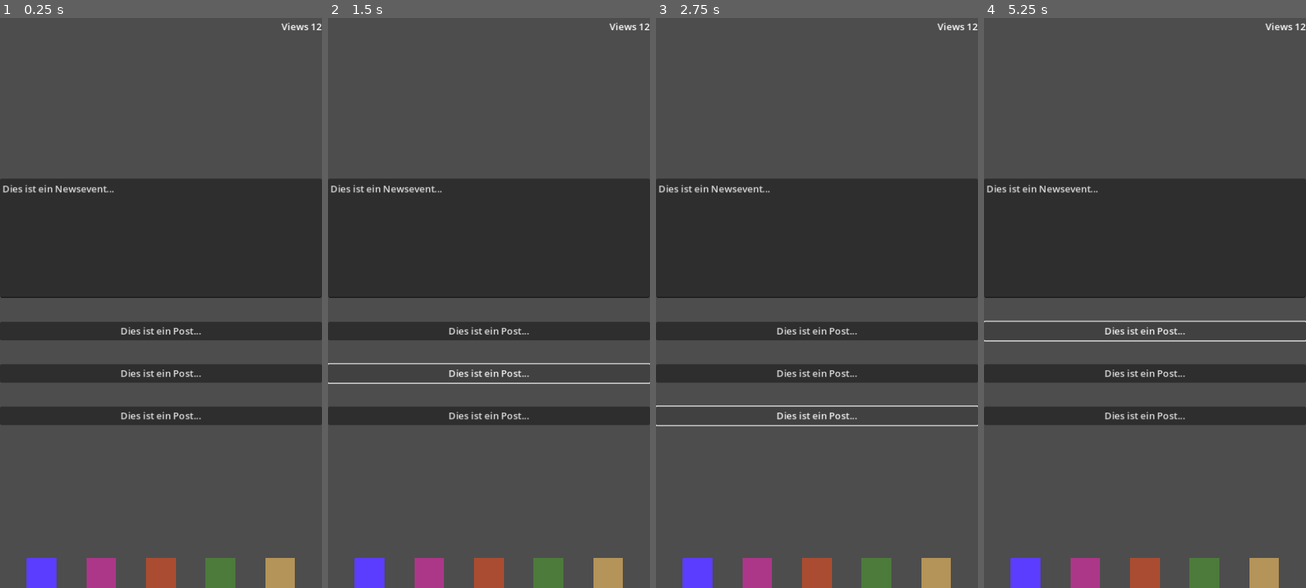
Above: before the commit, frames 1-4 (left to right).
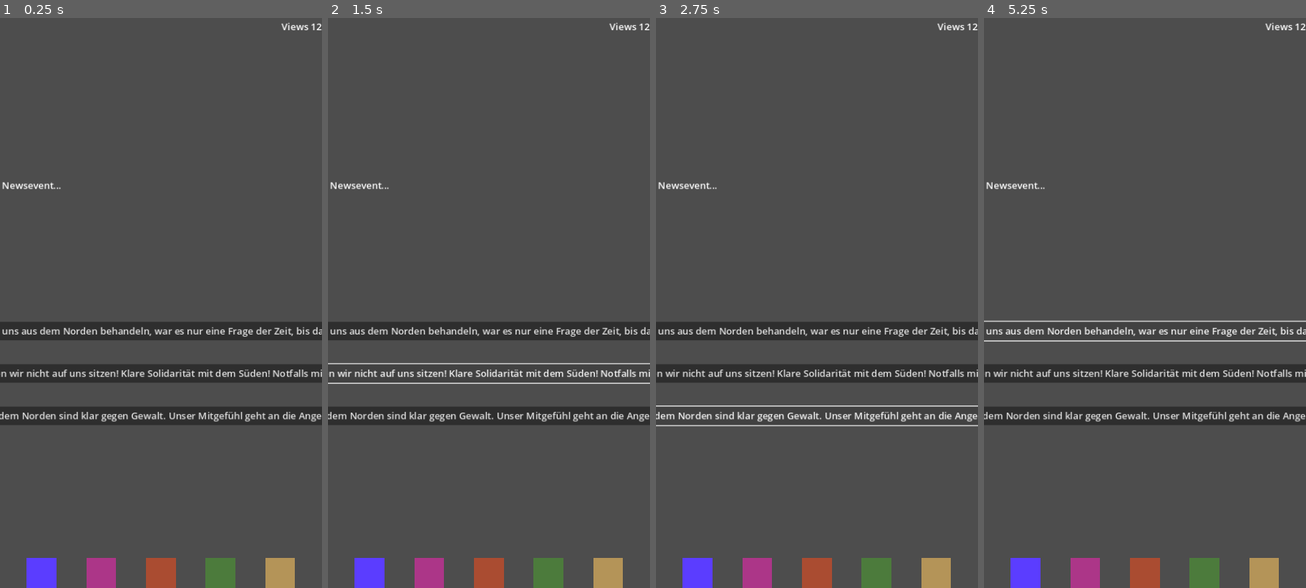
Above: after the commit, the same moments.

Repository: cylowen/EngagementFarming
Game: Godot game, scene res://scenes/game/game.tscn
Same seed, same stepped clock (60 frames per second), same inputs: the game is played once before the commit and once after it.
Inputs:
- Up to frame 1 (0.25 s): no input
- Up to frame 2 (1.5 s): click "Dies ist ein Post..." (after the commit: "So, wie sie uns aus dem Norde…") at 0.5 s; click "Dies ist ein Post..." (after the commit: "Das lassen wir nicht auf uns …") at 1.25 s
- Up to frame 3 (2.75 s): click "Dies ist ein Post..." (after the commit: "Wir aus dem Norden sind klar …") at 2 s
- Up to frame 4 (5.25 s): click "Dies ist ein Post..." (after the commit: "So, wie sie uns aus dem Norde…") at 2.75 s; click "Dies ist ein Post..." (after the commit: "Das lassen wir nicht auf uns …") at 3.5 s; click "Dies ist ein Post..." (after the commit: "Wir aus dem Norden sind klar …") at 4.25 s; click "Dies ist ein Post..." (after the commit: "So, wie sie uns aus dem Norde…") at 5 s

The runs differ from the first frame. In frame 1, 23% of the frame differs, in the area x 0-100%, y 28-71%; in frame 2, 23%; in frame 3, 23%, in the area x 0-100%, y 28-72%; in frame 4, 23%.

Commit message:
add news json and logic
game logic and so on

Diff:
--- /dev/null
+++ b/assets/news.json
@@ -0,0 +1,22 @@
+[
+  {
+    "news_id": 1,
+    "newstext": ""
+  },
+  {
+    "news_id": 2,
+    "newstext": ""
+  },
+  {
+    "news_id": 3,
+    "newstext": "Hochzeit abgesagt, weil Bräutigam nicht tanzen kann"
+  },
+  {
+    "news_id": 4,
+    "newstext": "Tee-Extremisten fordern Kaffeeverbot!"
+  },
+  {
+    "news_id": 5,
+    "newstext": "Studie zeigt: Kurze Haare öfter in Suppe gefunden als lange Haare"
+  }
+]
--- /dev/null
+++ b/assets/posts.json
@@ -0,0 +1,167 @@
+[
+  {
+    "news_id": 1,
+    "post": "So, wie sie uns aus dem Norden behandeln, war es nur eine Frage der Zeit, bis das passiert.",
+    "group1_south": -5,
+    "group2_longhair": "",
+    "group3_majority": 5,
+    "group4_tea": "",
+    "group5_notdancing": "",
+    "engagement": 10,
+    "rage": ""
+  },
+  {
+    "news_id": 1,
+    "post": "Das lassen wir nicht auf uns sitzen! Klare Solidarität mit dem Süden! Notfalls mit Gewalt.",
+    "group1_south": 5,
+    "group2_longhair": "",
+    "group3_majority": -5,
+    "group4_tea": "",
+    "group5_notdancing": "",
+    "engagement": 10,
+    "rage": ""
+  },
+  {
+    "news_id": 1,
+    "post": "Wir aus dem Norden sind klar gegen Gewalt. Unser Mitgefühl geht an die Angehörigen.",
+    "group1_south": 5,
+    "group2_longhair": "",
+    "group3_majority": 5,
+    "group4_tea": "",
+    "group5_notdancing": "",
+    "engagement": 3,
+    "rage": ""
+  },
+  {
+    "news_id": 2,
+    "post": "lorem ip 1",
+    "group1_south": "",
+    "group2_longhair": 3,
+    "group3_majority": "",
+    "group4_tea": "",
+    "group5_notdancing": "",
+    "engagement": 4,
+    "rage": ""
+  },
+  {
+    "news_id": 2,
+    "post": "lorem ip 2",
+    "group1_south": "",
+    "group2_longhair": "",
+    "group3_majority": "",
+    "group4_tea": -3,
+    "group5_notdancing": "",
+    "engagement": 5,
+    "rage": ""
+  },
+  {
+    "news_id": 2,
+    "post": "lorem ip 3",
+    "group1_south": "",
+    "group2_longhair": "",
+    "group3_majority": "",
+    "group4_tea": "",
+    "group5_notdancing": 2,
+    "engagement": 8,
+    "rage": ""
+  },
+  {
+    "news_id": 3,
+    "post": "Ohne Rhythmus keine Hochzeitsnacht ¯\\_(ツ)_/¯",
+    "group1_south": "",
+    "group2_longhair": "",
+    "group3_majority": "",
+    "group4_tea": "",
+    "group5_notdancing": "",
+    "engagement": "",
+    "rage": ""
+  },
+  {
+    "news_id": 3,
+    "post": "Wie kann man so oberflächlich sein?",
+    "group1_south": "",
+    "group2_longhair": "",
+    "group3_majority": "",
+    "group4_tea": "",
+    "group5_notdancing": "",
+    "engagement": "",
+    "rage": ""
+  },
+  {
+    "news_id": 3,
+    "post": "Warum hat er nicht einfach Tanzen gelernt? Er wusste doch wohl, dass der erste Tanz dazugehört?",
+    "group1_south": "",
+    "group2_longhair": "",
+    "group3_majority": "",
+    "group4_tea": "",
+    "group5_notdancing": "",
+    "engagement": "",
+    "rage": ""
+  },
+  {
+    "news_id": 4,
+    "post": "Quelle?",
+    "group1_south": "",
+    "group2_longhair": "",
+    "group3_majority": "",
+    "group4_tea": "",
+    "group5_notdancing": "",
+    "engagement": "",
+    "rage": ""
+  },
+  {
+    "news_id": 4,
+    "post": "Mal wieder typisch für die \"entspannten\" Teetrinker",
+    "group1_south": "",
+    "group2_longhair": "",
+    "group3_majority": "",
+    "group4_tea": "",
+    "group5_notdancing": "",
+    "engagement": "",
+    "rage": ""
+  },
+  {
+    "news_id": 4,
+    "post": "Haare weg von meinem Kaffee, Hippie",
+    "group1_south": "",
+    "group2_longhair": "",
+    "group3_majority": "",
+    "group4_tea": "",
+    "group5_notdancing": "",
+    "engagement": "",
+    "rage": ""
+  },
+  {
+    "news_id": 5,
+    "post": "Alle Frisuren sind okay, aber Haarnetze sollten schon Vorschrift für alle sein, einfach der Hygiene wegen",
+    "group1_south": "",
+    "group2_longhair": "",
+    "group3_majority": "",
+    "group4_tea": "",
+    "group5_notdancing": "",
+    "engagement": "",
+    "rage": ""
+  },
+  {
+    "news_id": 5,
+    "post": "Ich frage mich, wer diese Studie und die woken Medien finanziert",
+    "group1_south": "",
+    "group2_longhair": "",
+    "group3_majority": "",
+    "group4_tea": "",
+    "group5_notdancing": "",
+    "engagement": "",
+    "rage": ""
+  },
+  {
+    "news_id": 5,
+    "post": "Lol wer Suppe isst, der trinkt auch Tee",
+    "group1_south": "",
+    "group2_longhair": "",
+    "group3_majority": "",
+    "group4_tea": "",
+    "group5_notdancing": "",
+    "engagement": "",
+    "rage": ""
+  }
+]
--- a/scenes/game/game.gd
+++ b/scenes/game/game.gd
@@ -1,24 +1,49 @@
 extends Control
 
-const FILE_PATH = "res://assets/firstprototype.json"
+const POSTS_FILE_PATH = "res://assets/posts.json"
+const NEWS_FILE_PATH = "res://assets/news.json"
 
-var json_result
+const ENGAGEMENT_NUMBER = 5
+const MIN_ENGAGEMENT_THRESHOLD = 20
 
+var posts_json_result
+var news_json_result
+
+@onready var button: Button = $VBoxContainer/Button
+@onready var button_2: Button = $VBoxContainer/Button2
+@onready var button_3: Button = $VBoxContainer/Button3
+@onready var text_edit: RichTextLabel = $VBoxContainer/TextEdit
+
+
+
+#group strength
+var group1_south_strength = 20
+var group2_longhair_strength = 20
+var group3_majority_strength = 80
+var group4_tea_strength = 20
+var group5_notdancing_strength = 20
+
+var profile_engagement = 30
+
+var number_of_posts
 
 
 func _ready():
 	read_social_media_json()
 
 
+func read_social_media_json() -> void:
+	read_news_json()
+	read_posts_json()
 
-func read_social_media_json() -> void:
-	# Check if the file exists
-	if not FileAccess.file_exists(FILE_PATH):
-		print("File does not exist: %s" % FILE_PATH)
+
+func read_news_json() -> void:
+	if not FileAccess.file_exists(NEWS_FILE_PATH):
+		print("File does not exist: %s" % NEWS_FILE_PATH)
 		return
 
 	# Open the file in read mode
-	var file = FileAccess.open(FILE_PATH, FileAccess.READ)
+	var file = FileAccess.open(NEWS_FILE_PATH, FileAccess.READ)
 
 	if file:
 		# Read the entire file as text
@@ -27,5 +52,90 @@
 		# Close the file
 		file.close()
 
-		json_result = JSON.parse_string(json_content)
-		print(json_result[0])
+		news_json_result = JSON.parse_string(json_content)
+		print(news_json_result[3])
+
+
+func read_posts_json() -> void:
+	# Check if the file exists
+	if not FileAccess.file_exists(POSTS_FILE_PATH):
+		print("File does not exist: %s" % POSTS_FILE_PATH)
+		return
+
+	# Open the file in read mode
+	var file = FileAccess.open(POSTS_FILE_PATH, FileAccess.READ)
+
+	if file:
+		# Read the entire file as text
+		var json_content = file.get_as_text()
+		print(json_content)
+		# Close the file
+		file.close()
+
+		posts_json_result = JSON.parse_string(json_content)
+		print(posts_json_result[0])
+		set_button_texts()
+
+
+func set_button_texts() -> void:
+	button.text = posts_json_result[0]["post"]
+	button_2.text = posts_json_result[1]["post"]
+	button_3.text = posts_json_result[2]["post"]
+
+
+
+func _on_button_pressed() -> void:
+	evaluate_post(0)
+
+
+func _on_button_2_pressed() -> void:
+	evaluate_post(1)
+
+
+func _on_button_3_pressed() -> void:
+	evaluate_post(2)
+
+func evaluate_post(number_of_post) -> void:
+	print(number_of_post)
+	# make groups stronger / weaker
+	# TODO times engagement factor
+	evaluate_group_strengths(number_of_post)
+	evaluate_engagement(number_of_post)
+
+
+func evaluate_group_strengths(number_of_post) -> void:
+	if posts_json_result[number_of_post]["group1_south"]:
+		group1_south_strength += posts_json_result[number_of_post]["group1_south"]
+	if posts_json_result[number_of_post]["group2_longhair"]:
+		group2_longhair_strength += posts_json_result[number_of_post]["group2_longhair"]
+	if posts_json_result[number_of_post]["group3_majority"]:
+		group3_majority_strength += posts_json_result[number_of_post]["group3_majority"]
+	if posts_json_result[number_of_post]["group4_tea"]:
+		group4_tea_strength += posts_json_result[number_of_post]["group4_tea"]
+	if posts_json_result[number_of_post]["group5_notdancing"]:
+		group5_notdancing_strength += posts_json_result[number_of_post]["group5_notdancing"]
+	print("Group1: " + str(group1_south_strength))
+	print("Group2: " + str(group2_longhair_strength))
+	print("Group3: " + str(group3_majority_strength))
+	print("Group4: " + str(group4_tea_strength))
+	print("Group5: " + str(group5_notdancing_strength))
+
+
+func evaluate_engagement(number_of_post) -> void:
+	var engagement_change = 0
+	if posts_json_result[number_of_post]["engagement"]:
+		engagement_change += posts_json_result[number_of_post]["engagement"]
+	if posts_json_result[number_of_post]["group1_south"]:
+		engagement_change += posts_json_result[number_of_post]["group1_south"] * group1_south_strength
+	if posts_json_result[number_of_post]["group2_longhair"]:
+		engagement_change += posts_json_result[number_of_post]["group2_longhair"] * group2_longhair_strength
+	if posts_json_result[number_of_post]["group3_majority"]:
+		engagement_change += posts_json_result[number_of_post]["group3_majority"] * group3_majority_strength
+	if posts_json_result[number_of_post]["group4_tea"]:
+		engagement_change += posts_json_result[number_of_post]["group4_tea"] * group4_tea_strength
+	if posts_json_result[number_of_post]["group5_notdancing"]:
+		engagement_change += posts_json_result[number_of_post]["group5_notdancing"] * group5_notdancing_strength
+	if engagement_change < MIN_ENGAGEMENT_THRESHOLD:
+		engagement_change = MIN_ENGAGEMENT_THRESHOLD
+	profile_engagement += engagement_change
+	print("Engagement: " + str(profile_engagement))
--- a/scenes/game/game.tscn
+++ b/scenes/game/game.tscn
@@ -23,7 +23,7 @@
 grow_vertical = 2
 theme_override_constants/separation = 40
 
-[node name="TextEdit" type="TextEdit" parent="VBoxContainer"]
+[node name="NewsLabel" type="RichTextLabel" parent="VBoxContainer"]
 custom_minimum_size = Vector2(0, 200)
 layout_mode = 2
 text = "Dies ist ein Newsevent..."
@@ -98,5 +98,5 @@
 text = "12"
 
 [connection signal="pressed" from="VBoxContainer/Button" to="." method="_on_button_pressed"]
-[connection signal="pressed" from="VBoxContainer/Button2" to="." method="_on_button_pressed"]
-[connection signal="pressed" from="VBoxContainer/Button3" to="." method="_on_button_pressed"]
+[connection signal="pressed" from="VBoxContainer/Button2" to="." method="_on_button_2_pressed"]
+[connection signal="pressed" from="VBoxContainer/Button3" to="." method="_on_button_3_pressed"]
